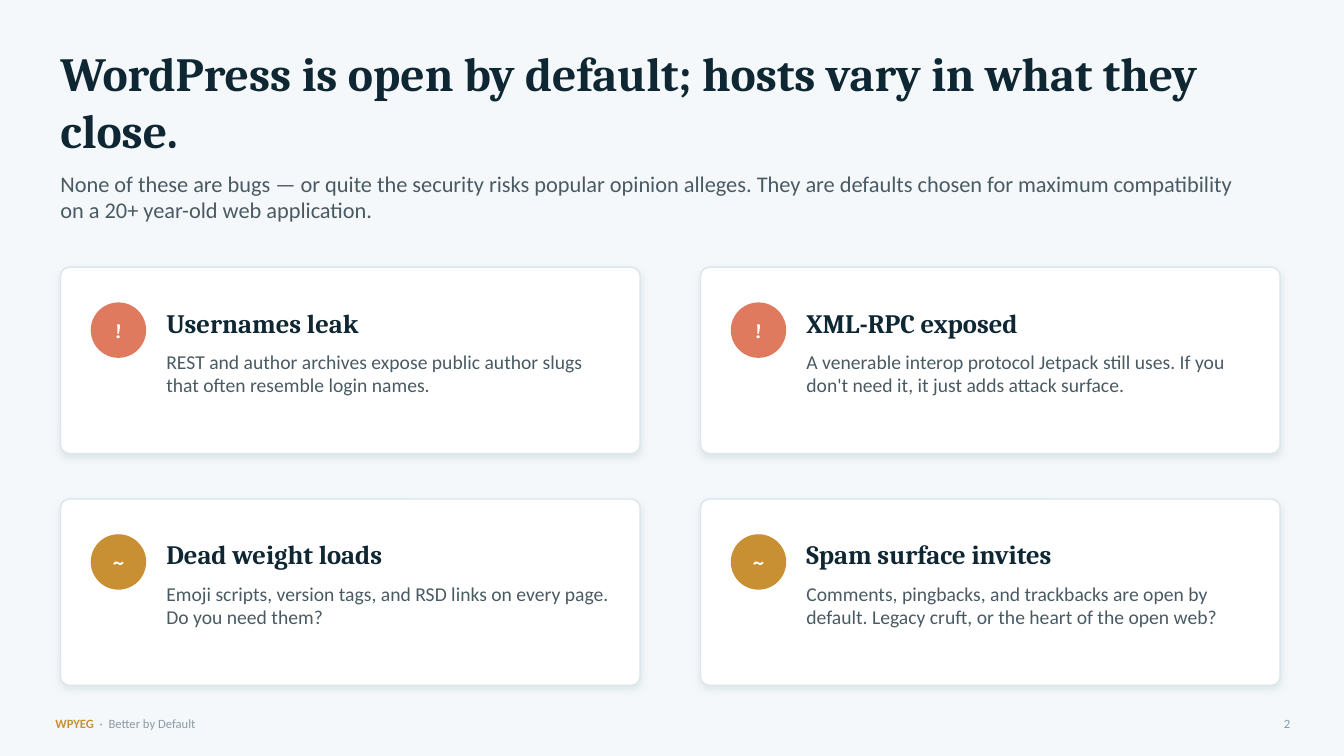
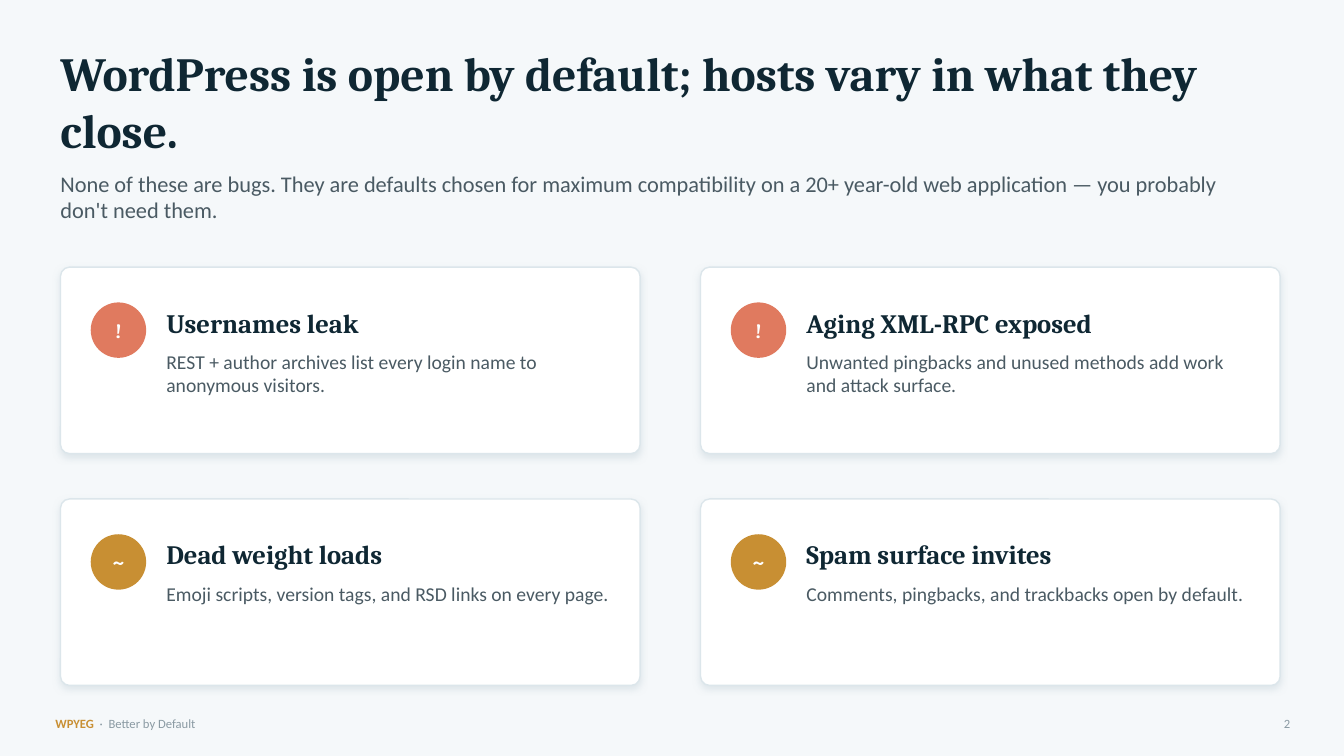
Before and after one commit to WPYEG/Better-by-Default, a slide deck: slide 2 of workshop/Better-by-Default.pptx. Drawn at 1344x756 pixels with LibreOffice and Linux fonts; fonts in the diff are those of the drawing. Boxes give left, top, right and bottom in pixels: in the first picture for what was removed or moved away, otherwise in the second. Text is boxed around its words. In the diff, an @@ line names an element or a change of style, - is before the commit and + after.

```diff
--- a/workshop/Better-by-Default.pptx
+++ b/workshop/Better-by-Default.pptx
@@ text at [60, 176, 1216, 218]: text changed @@
-None of these are bugs — or quite the security risks popular opinion alleges. They are defaults chosen for maximum compatibility on a 20+ year-old web application.
+None of these are bugs. They are defaults chosen for maximum compatibility on a 20+ year-old web application — you probably don't need them.
@@ text at [806, 314, 1092, 339]: text changed @@
-XML-RPC exposed
+Aging XML-RPC exposed
@@ text at [166, 355, 537, 395]: text changed @@
-REST and author archives expose public author slugs that often resemble login names.
+REST + author archives list every login name to anonymous visitors.
@@ text at [806, 355, 1223, 392]: text changed @@
-A venerable interop protocol Jetpack still uses. If you don't need it, it just adds attack surface.
+Unwanted pingbacks and unused methods add work and attack surface.
@@ text at [166, 587, 609, 605]: text changed @@
-Emoji scripts, version tags, and RSD links on every page. Do you need them?
+Emoji scripts, version tags, and RSD links on every page.
@@ text at [806, 587, 1243, 605]: text changed @@
-Comments, pingbacks, and trackbacks are open by default. Legacy cruft, or the heart of the open web?
+Comments, pingbacks, and trackbacks open by default.
```
Also in this commit, not shown: 5 other slides changed, 12 other files.
